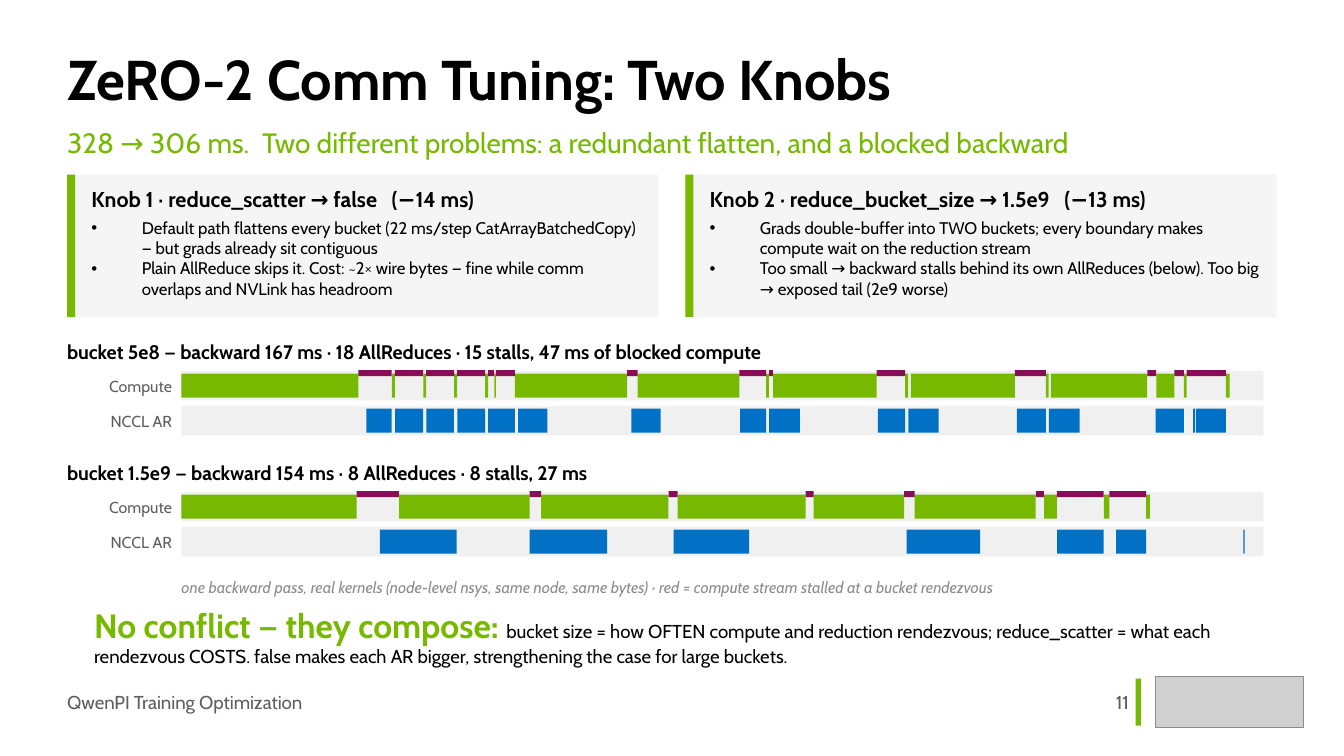
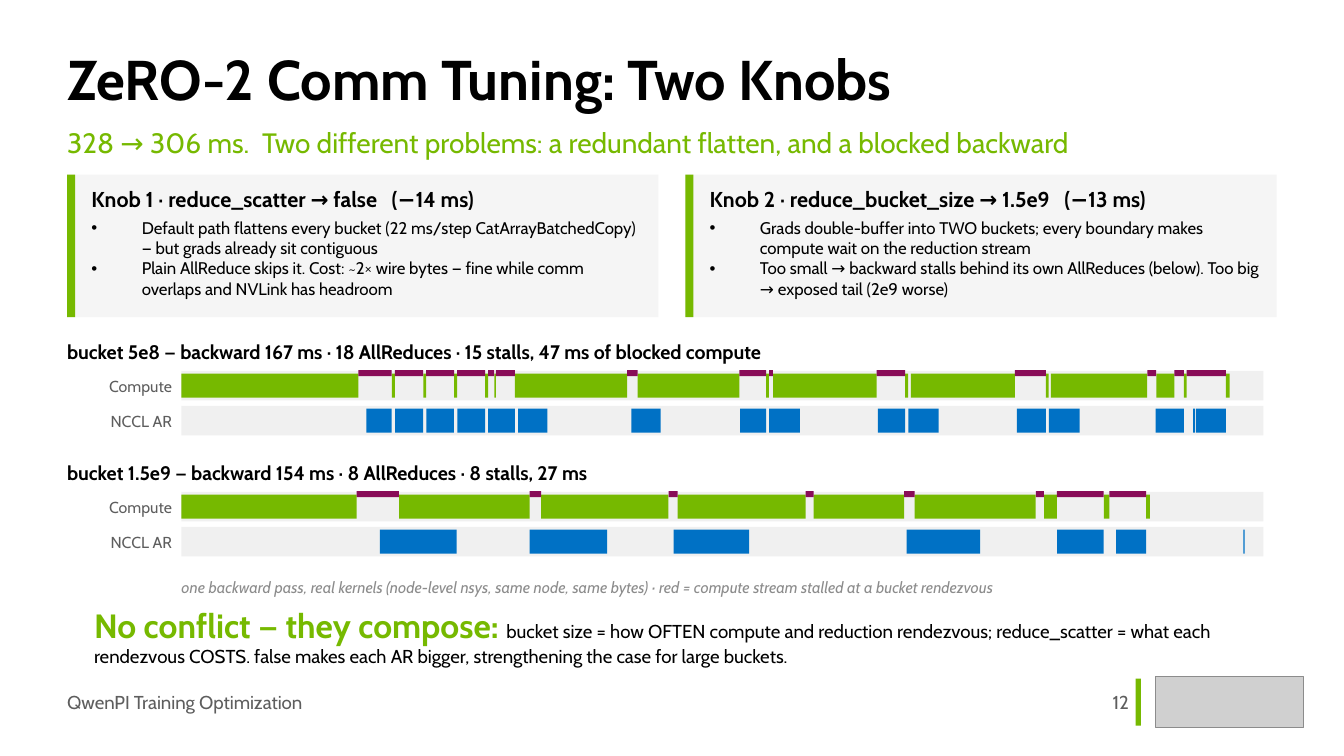
Before and after one commit to Holworth/starVLA, a slide deck: slide 12 of docs/slides/qwenpi-optimization.pptx (slide 11 before the commit). Drawn at 1344x756 pixels with LibreOffice and Linux fonts; fonts in the diff are those of the drawing; grey boxes stand for pictures. Boxes give left, top, right and bottom in pixels: in the first picture for what was removed or moved away, otherwise in the second. Text is boxed around its words. In the diff, an @@ line names an element or a change of style, - is before the commit and + after.

```diff
--- a/docs/slides/qwenpi-optimization.pptx
+++ b/docs/slides/qwenpi-optimization.pptx
@@ text at (x1=1113, y1=695, x2=1129, y2=709): text changed @@
-11
+12
```
Also in this commit, not shown: 11 other slides changed, 1 slide added, 1 other file.
